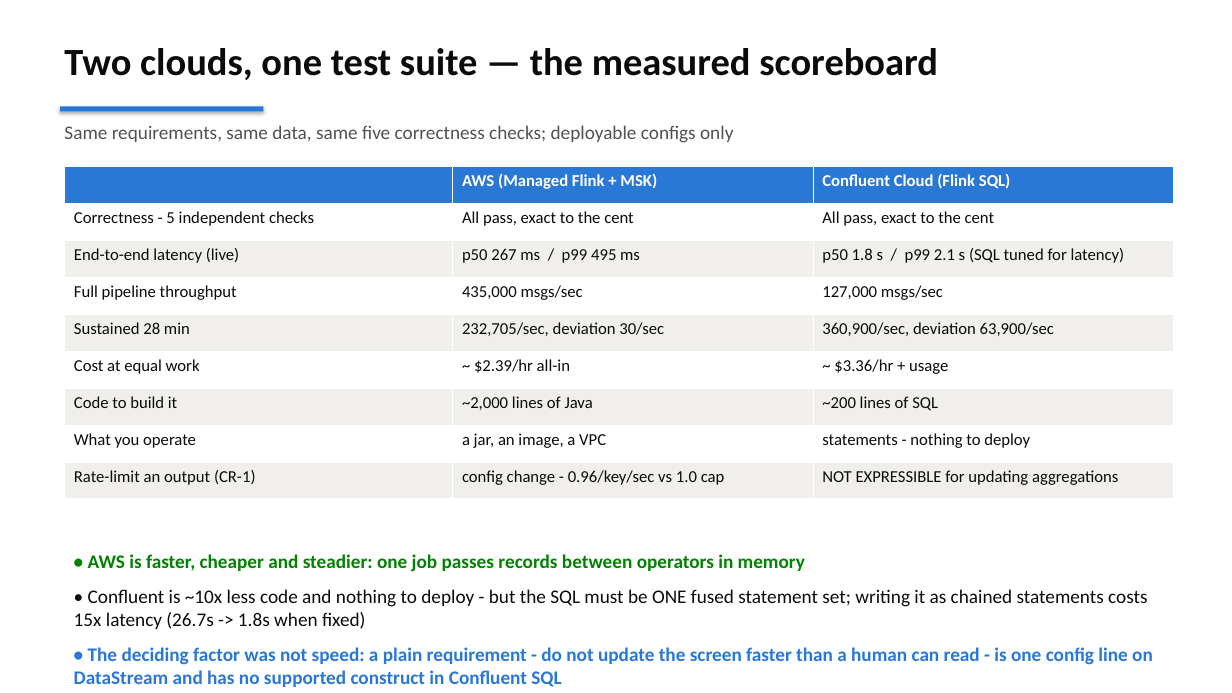
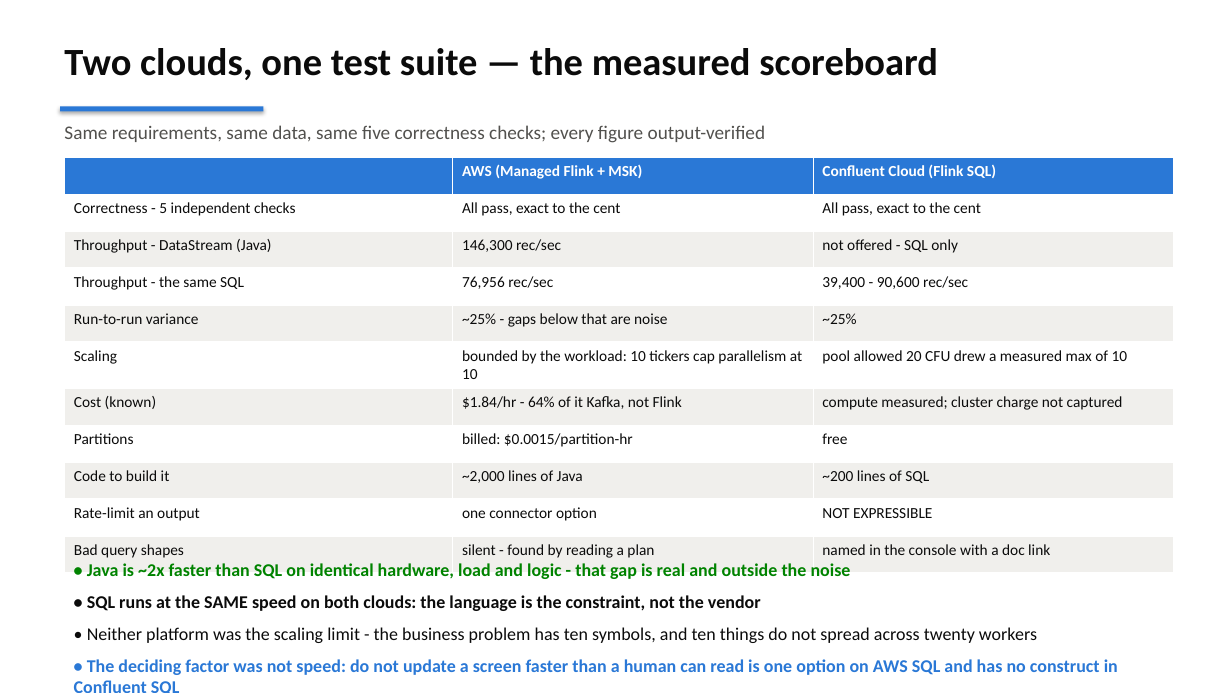
Before and after one commit to jimzucker/flink-fable5, a slide deck: slide 9 of docs/flink-demo-exec-briefing.pptx. Drawn at 1232x693 pixels with LibreOffice and Linux fonts; fonts in the diff are those of the drawing. Boxes give left, top, right and bottom in pixels: in the first picture for what was removed or moved away, otherwise in the second. Text is boxed around its words. In the diff, an @@ line names an element or a change of style, - is before the commit and + after.

```diff
--- a/docs/flink-demo-exec-briefing.pptx
+++ b/docs/flink-demo-exec-briefing.pptx
@@ text at (x1=64, y1=125, x2=766, y2=143): text changed @@
-Same requirements, same data, same five correctness checks; deployable configs only
+Same requirements, same data, same five correctness checks; every figure output-verified
@@ table at (x1=65, y1=157, x2=1174, y2=564) @@
-row 3: End-to-end latency (live) | p50 267 ms / p99 495 ms | p50 1.8 s / p99 2.1 s (SQL tuned for latency)
-row 4: Full pipeline throughput | 435,000 msgs/sec | 127,000 msgs/sec
-row 5: Sustained 28 min | 232,705/sec, deviation 30/sec | 360,900/sec, deviation 63,900/sec
-row 6: Cost at equal work | ~ $2.39/hr all-in | ~ $3.36/hr + usage
+row 3: Throughput - DataStream (Java) | 146,300 rec/sec | not offered - SQL only
+row 4: Throughput - the same SQL | 76,956 rec/sec | 39,400 - 90,600 rec/sec
+row 5: Run-to-run variance | ~25% - gaps below that are noise | ~25%
+row 6: Scaling | bounded by the workload: 10 tickers cap parallelism at 10 | pool allowed 20 CFU drew a measured max of 10
+row 7: Cost (known) | $1.84/hr - 64% of it Kafka, not Flink | compute measured; cluster charge not captured
+row 8: Partitions | billed: $0.0015/partition-hr | free
-row 8: What you operate | a jar, an image, a VPC | statements - nothing to deploy
+row 10: Rate-limit an output | one connector option | NOT EXPRESSIBLE
-row 9: Rate-limit an output (CR-1) | config change - 0.96/key/sec vs 1.0 cap | NOT EXPRESSIBLE for updating aggregations
+row 11: Bad query shapes | silent - found by reading a plan | named in the console with a doc link
@@ table resized from (x1=65, y1=166, x2=1174, y2=499) to (x1=65, y1=157, x2=1174, y2=564) @@
@@ text at (x1=87, y1=563, x2=1118, y2=675): text changed; size 15 to 14 pt; text colour #2A78D6 to #0B0B0B @@
-• AWS is faster, cheaper and steadier: one job passes records between operators in memory
-• Confluent is ~10x less code and nothing to deploy - but the SQL must be ONE fused statement set; writing it as chained statements costs 15x latency (26.7s -> 1.8s when fixed)
-• The deciding factor was not speed: a plain requirement - do not update the screen faster than a human can read - is one config line on DataStream and has no supported construct in Confluent SQL
+• Java is ~2x faster than SQL on identical hardware, load and logic - that gap is real and outside the noise
+• SQL runs at the SAME speed on both clouds: the language is the constraint, not the vendor
+• Neither platform was the scaling limit - the business problem has ten symbols, and ten things do not spread across twenty workers
+• The deciding factor was not speed: do not update a screen faster than a human can read is one option on AWS SQL and has no construct in Confluent SQL
```
Also in this commit, not shown: 1 slide added, 5 other files.
